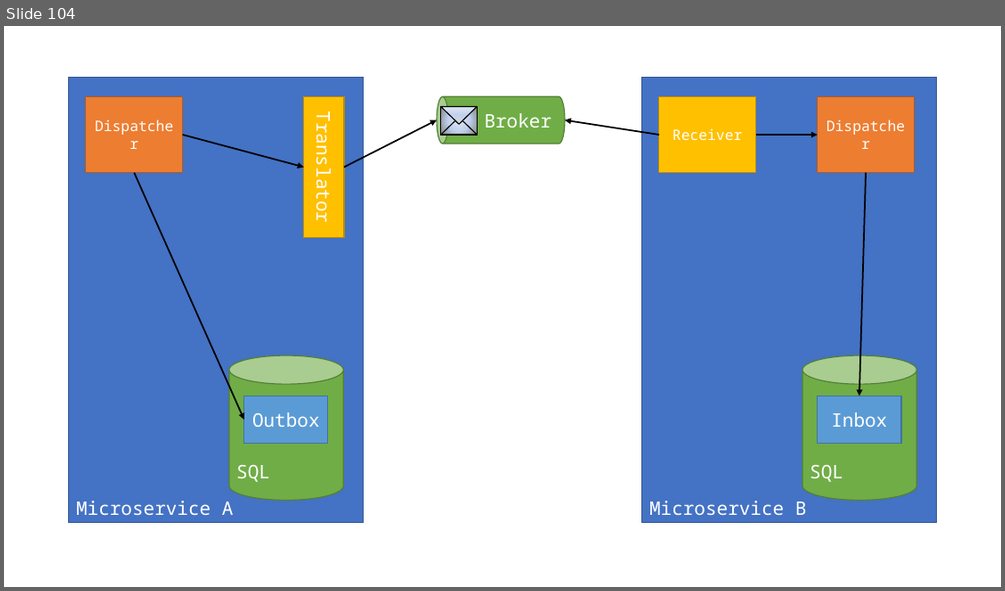
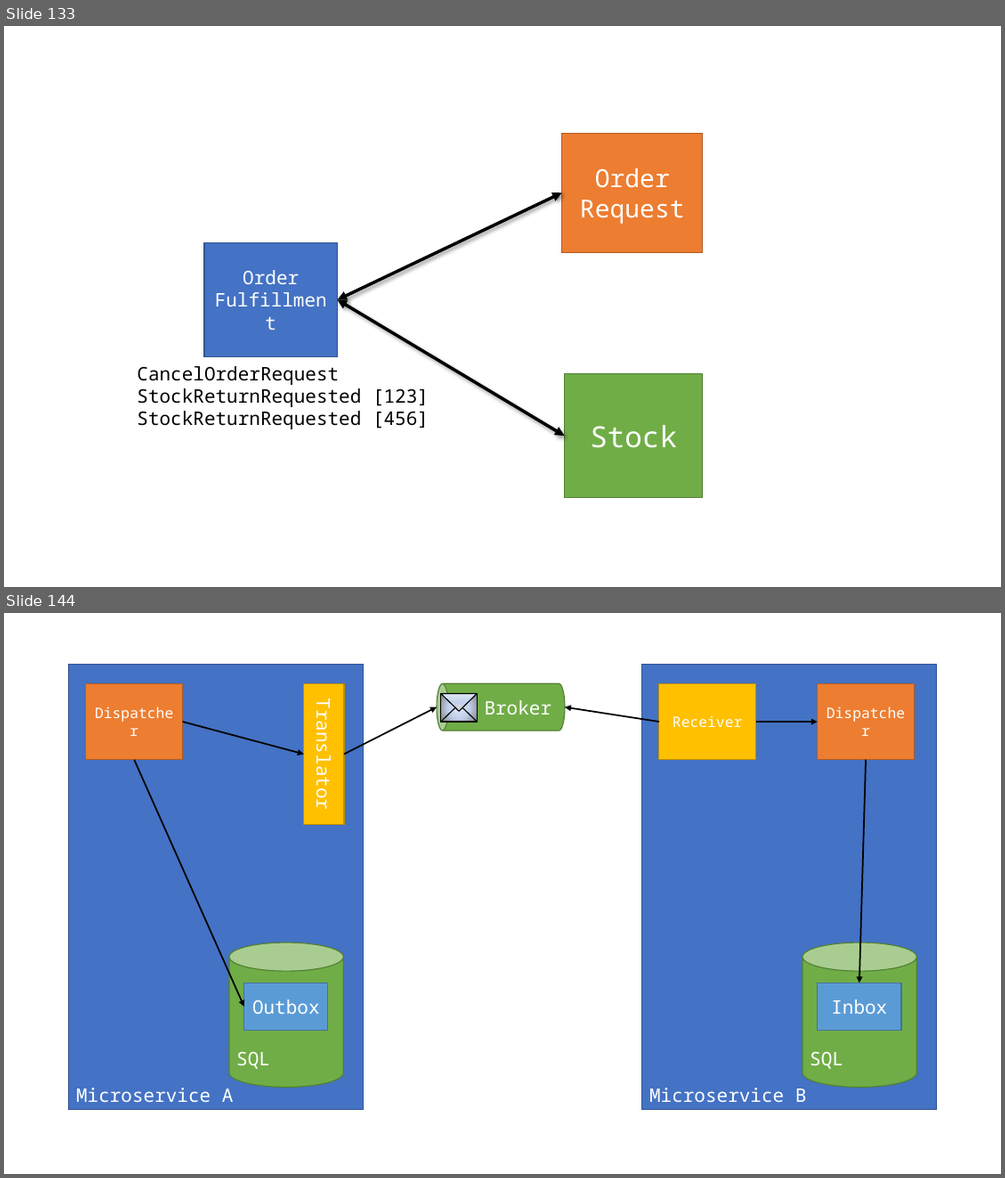
Before and after one commit to jbogard/presentations, a slide deck: LifeBeyondDistributedTransactions/LifeBeyondDistributedTransactions.pptx. Shown one above the other, each under a label of ours: slide 104 before the commit, slides 133 and 144 after it; the slides between them are not shown. The pictures are 1005x591 and 1005x1178 pixels, drawn with LibreOffice and Linux fonts; fonts in the diff are those of the drawing. Boxes give left, top, right and bottom in pixels: in the first picture for what was removed or moved away, otherwise in the second. Text is boxed around its words. In the diff, an @@ line names an element or a change of style, - is before the commit and + after.

```diff
--- a/LifeBeyondDistributedTransactions/LifeBeyondDistributedTransactions.pptx
+++ b/LifeBeyondDistributedTransactions/LifeBeyondDistributedTransactions.pptx
@@ slide 133 added at box(4, 26, 1001, 587), background #FFFFFF @@
@@ rectangle added at box(562, 133, 703, 252), fill #ED7D31, outline #AF5C24 1 pt, 24 pt, text #FFFFFF @@
+Order Request
@@ double arrow added from (338, 300) to (562, 192), #000000 3 pt @@
@@ rectangle added at box(204, 242, 338, 356), fill #4472C4, outline #325491 1 pt, 18 pt, text #FFFFFF @@
+Order Fulfillment
@@ double arrow added from (338, 300) to (564, 435), #000000 3 pt @@
@@ text added at box(137, 366, 429, 429), 18 pt, text #000000 @@
+CancelOrderRequest
+StockReturnRequested [123]
+StockReturnRequested [456]
@@ rectangle added at box(564, 374, 703, 498), fill #70AD47, outline #538035 1 pt, 28 pt, text #FFFFFF @@
+Stock
@@ what was slide 104 is now slide 144 @@
```
Also in this commit, not shown: 13 slides changed, 52 other slides added, 5 slides removed, 4 other files.
